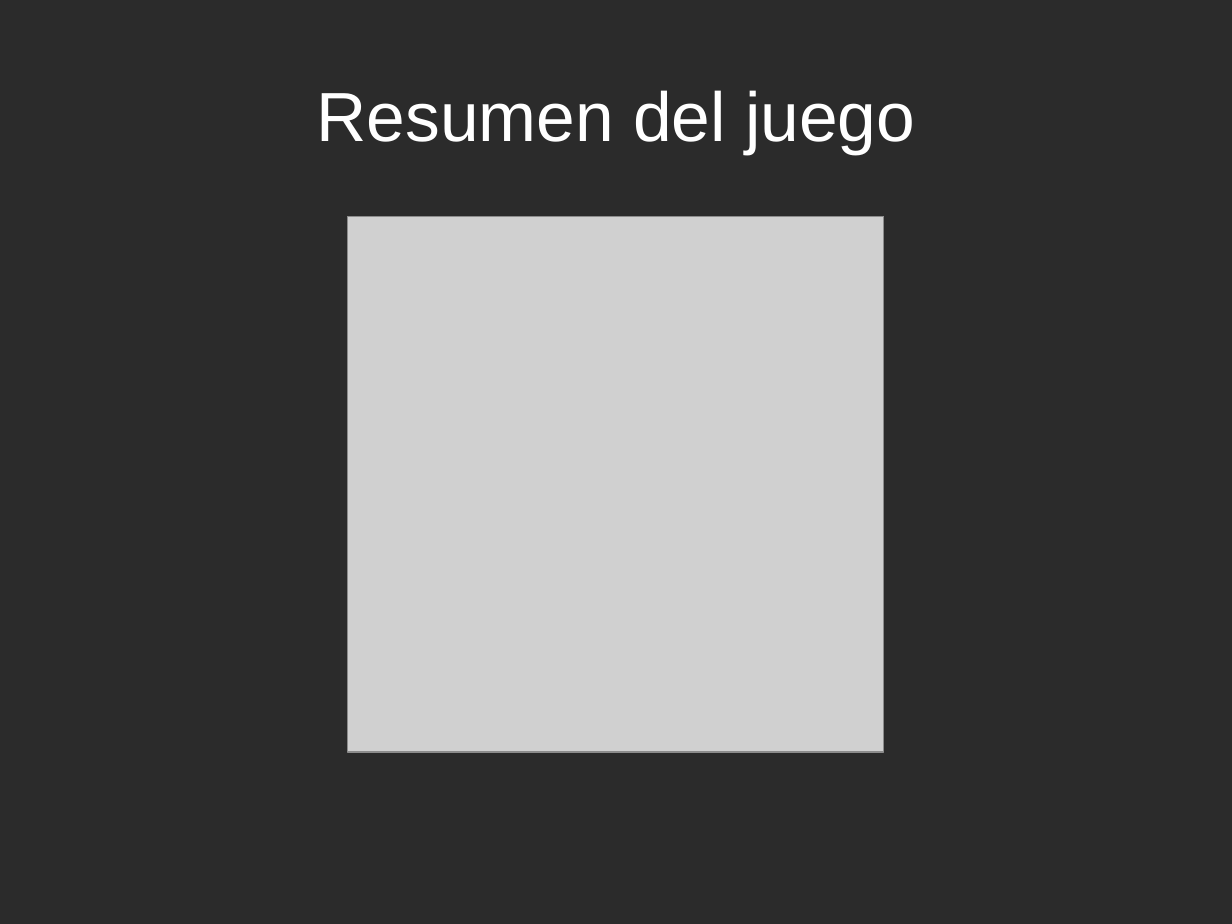
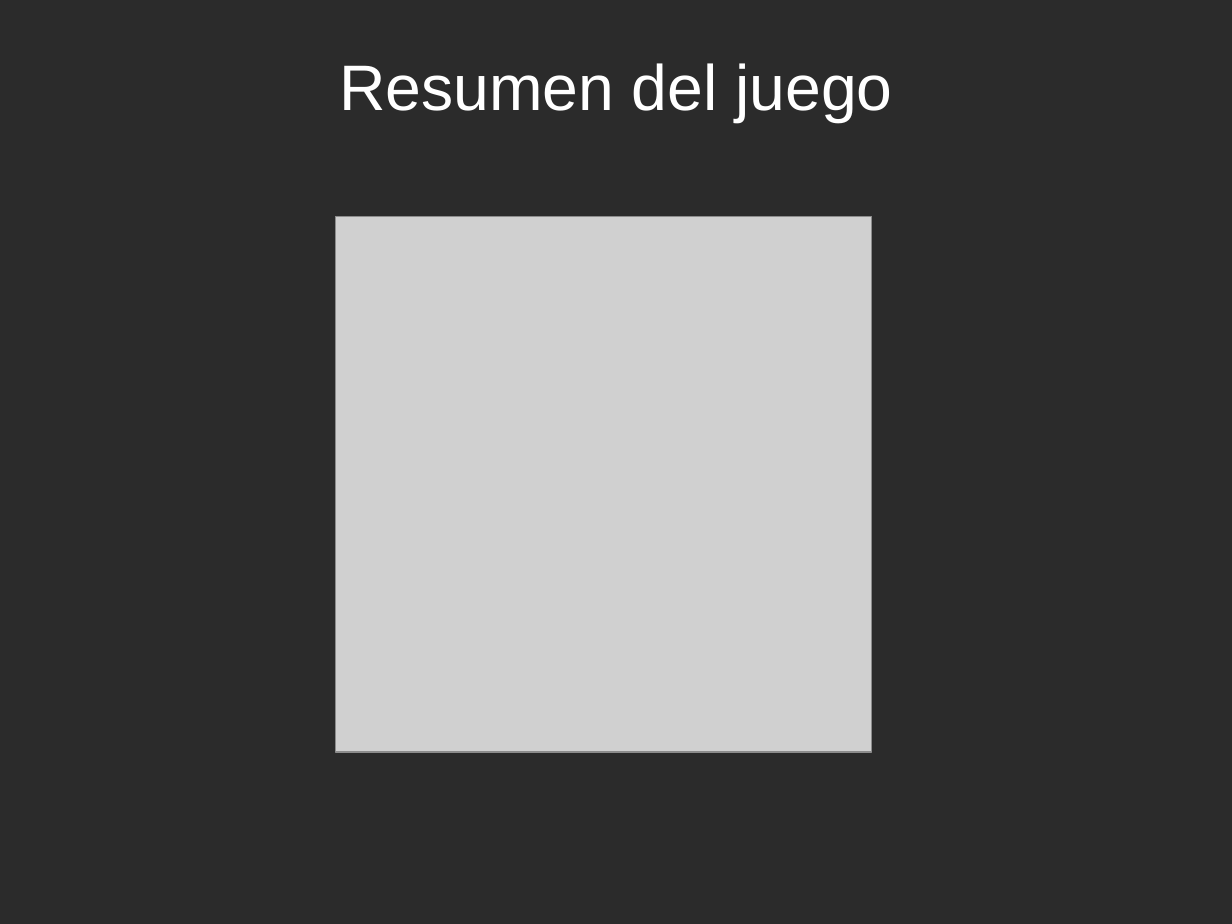
Before and after one commit to ja-mf/cacho, a slide deck: slide 5 of informe/pptmulti.odp. Drawn at 1232x924 pixels with LibreOffice and Linux fonts; fonts in the diff are those of the drawing; grey boxes stand for pictures; background and template pictures are left out; a plain dark background stands for a picture behind light text. Boxes give left, top, right and bottom in pixels: in the first picture for what was removed or moved away, otherwise in the second. Text is boxed around its words. In the diff, an @@ line names an element or a change of style, - is before the commit and + after.

```diff
--- a/informe/pptmulti.odp
+++ b/informe/pptmulti.odp
@@ title "Resumen del juego" at bbox=[339, 63, 892, 123]: size 44.8 to 41.4 pt @@
@@ picture: place and size @@
-picture at bbox=[348, 216, 884, 752]
+picture at bbox=[335, 216, 872, 752]
```
Also in this commit, not shown: 14 other slides changed, 3 slides added, 1 slide removed, 20 other files.
